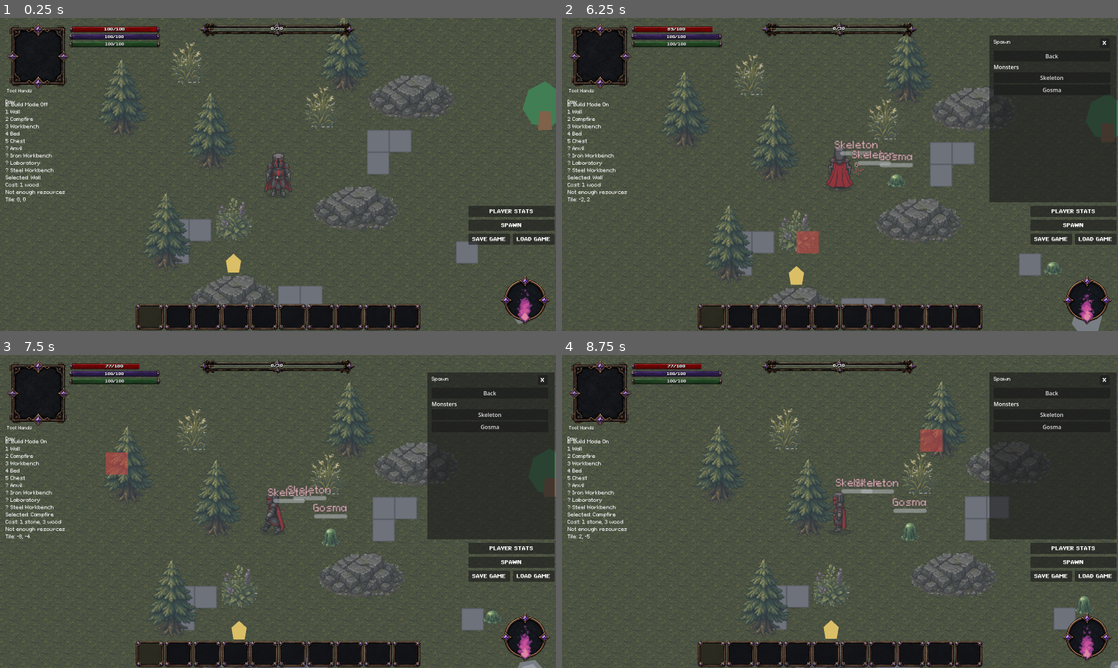
Above: before the commit, frames 1-4 (two rows, left to right).
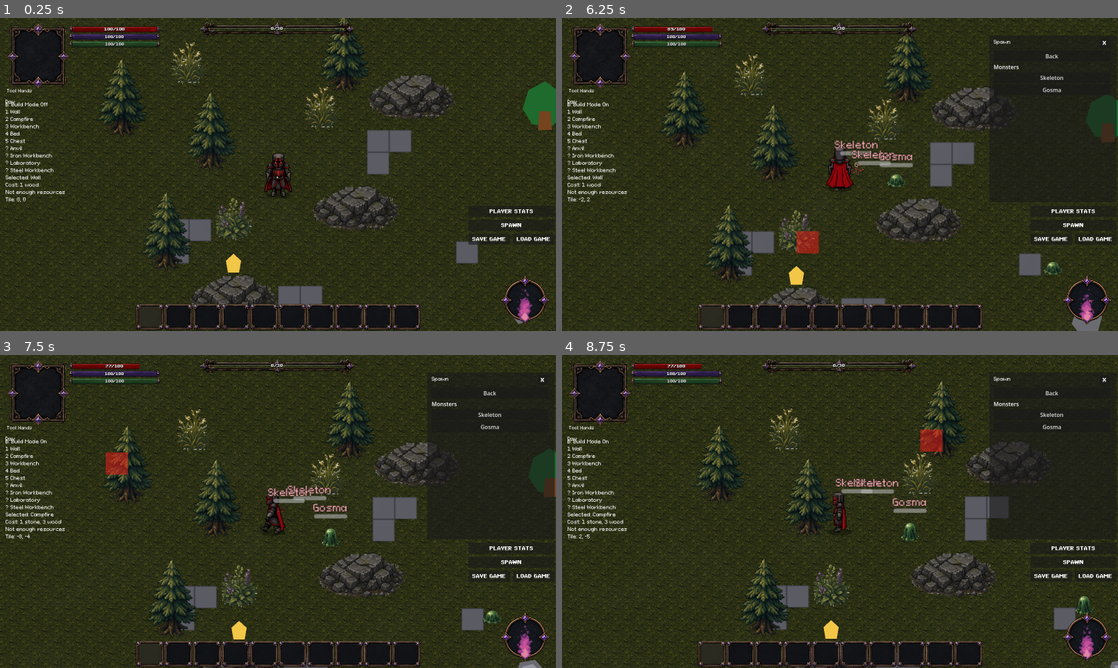
Above: after the commit, the same moments.

Repository: ramonsamagaio/Oathwake-Main
Game: Godot game, scene res://scenes/Main.tscn
The game is run twice, just before and just after one commit, with the same random seed, the same clock (stepped at 60 frames per second) and the same inputs. This scene is started directly instead of the project's main scene.
Inputs (mouse positions are in pixels of both pictures, inside the frame that each line leads up to):
- Up to frame 1 (0.25 s): no input
- Up to frame 2 (6.25 s): click "PLAYER STATS" at 0.5 s; click "APPLY" at 1.25 s; click "SPAWN" at 2 s; click "Natural map spawn" at 2.75 s; click "Monsters" at 3.5 s; click "Skeleton" at 4.25 s; click "Gosma" at 5 s; tap Enter at 5.75 s; move the mouse to (812, 237) at 5.77 s; hold W from 5.78 s (still down); tap B at 5.85 s; click (812, 237) at 5.92 s; tap Space at 6.02 s
- Up to frame 3 (7.5 s): release W at 6.5 s; drag from (444, 558) to (211, 502) at 6.52 s; move the mouse to (111, 464) at 7.27 s; hold A from 7.28 s (still down); tap 2 at 7.35 s
- Up to frame 4 (8.75 s): release A at 8 s; drag from (867, 511) to (934, 430) at 8.02 s

The runs differ from the first frame. In frame 1, 88% of the frame differs, in the area x 0-100%, y 0-100%; in frame 2, 76%; in frame 3, 76%; in frame 4, 76%.

Commit message:
Fix fog shader processor flow

Diff:
--- a/shaders/map_fog_overlay_2d.gdshader
+++ b/shaders/map_fog_overlay_2d.gdshader
@@ -3,20 +3,18 @@
 shader_type canvas_item;
 render_mode unshaded;
 
-uniform bool enabled = true;
+uniform bool enabled = false;
 uniform sampler2D noise_texture : repeat_enable, filter_nearest;
 uniform float density : hint_range(0.0, 1.0, 0.01) = 0.10;
 uniform vec2 speed = vec2(0.008, 0.004);
 
 void fragment() {
-	if (!enabled) {
-		COLOR = vec4(0.0);
-		return;
+	vec4 output_color = vec4(0.0);
+	if (enabled) {
+		vec2 moving_uv = UV + speed * TIME;
+		float noise_value = texture(noise_texture, moving_uv).r;
+		float fog_amount = clamp(noise_value * 2.0 - 1.0, 0.0, 1.0);
+		output_color = vec4(COLOR.rgb, COLOR.a * fog_amount * density);
 	}
-
-	vec2 moving_uv = UV + speed * TIME;
-	float noise_value = texture(noise_texture, moving_uv).r;
-	float fog = clamp(noise_value * 2.0 - 1.0, 0.0, 1.0);
-	vec4 base_color = COLOR;
-	COLOR = vec4(base_color.rgb, base_color.a * fog * density);
+	COLOR = output_color;
 }
